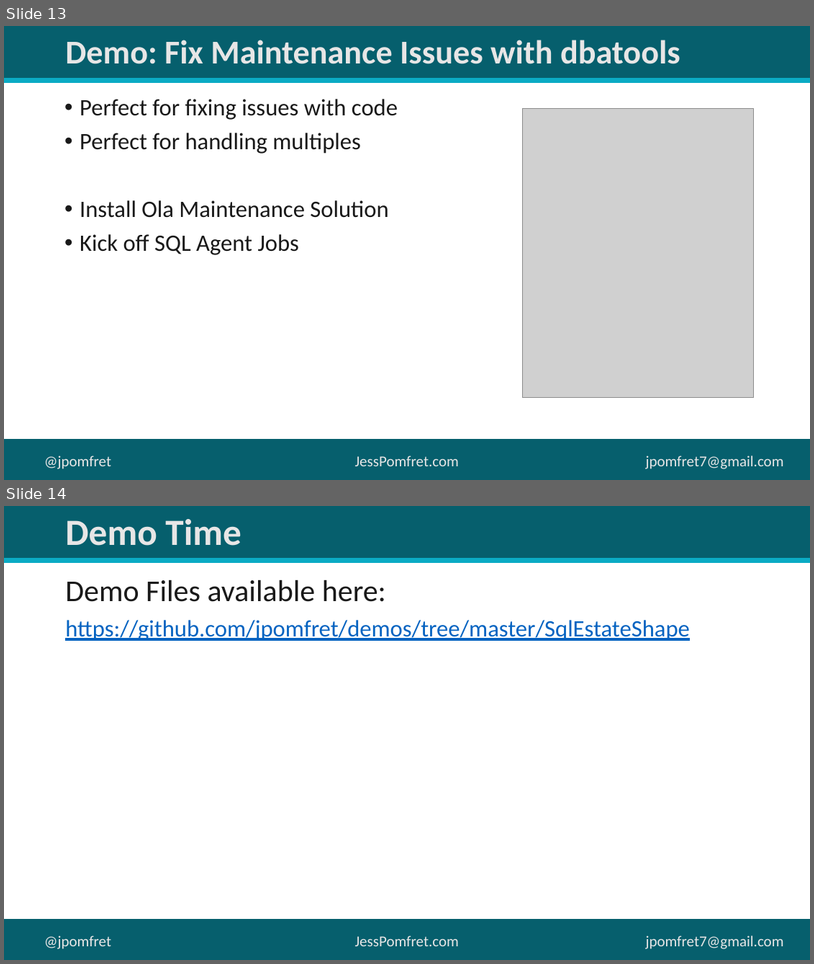
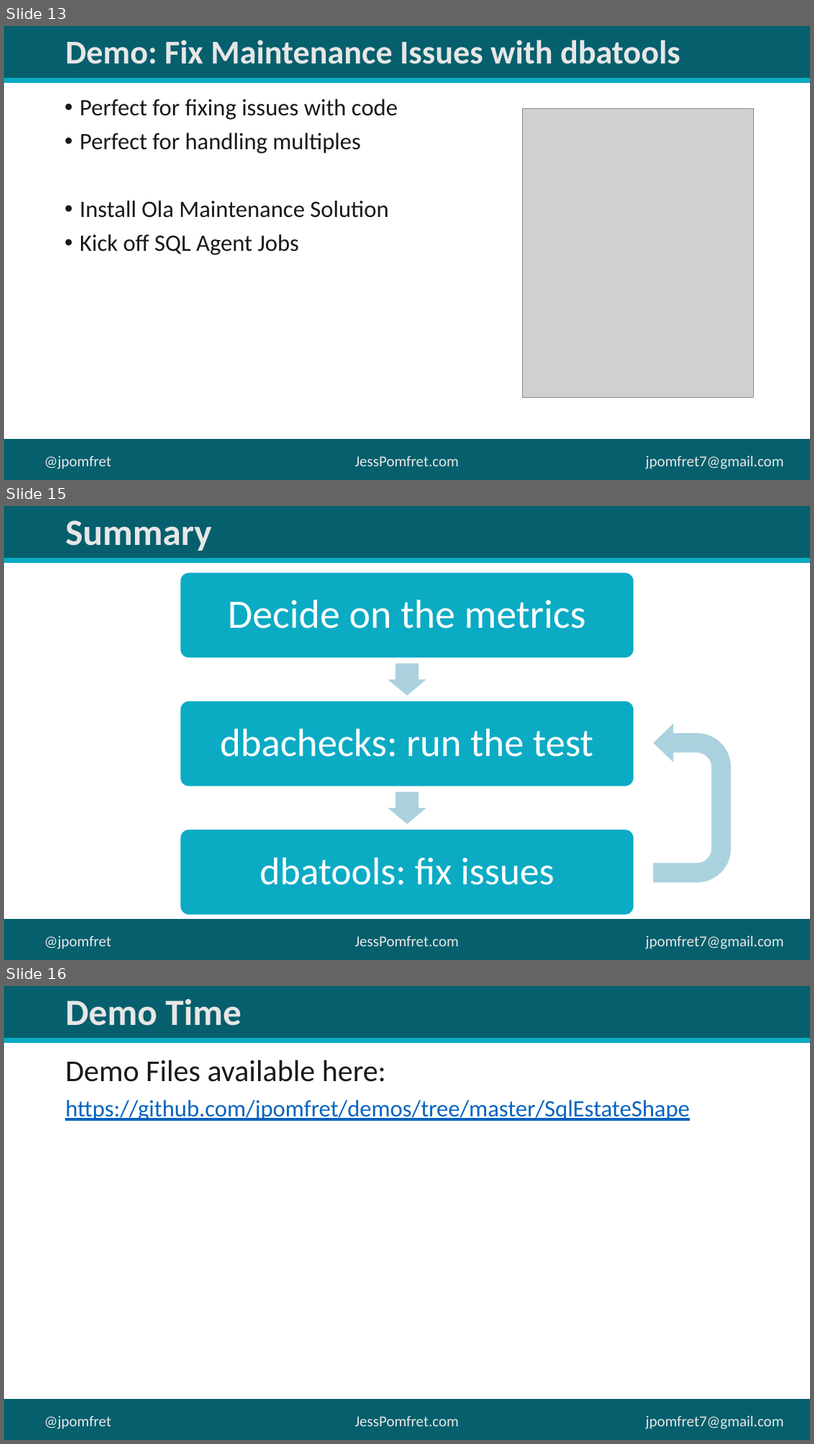
Before and after one commit to jpomfret/demos, a slide deck: SqlEstateShape/SqlEstateShape.pptx. Shown one above the other, each under a label of ours: slides 13 and 14 before the commit, slides 13, 15 and 16 after it; the slides between them are not shown. The pictures are 814x964 and 814x1444 pixels, drawn with LibreOffice and Linux fonts; fonts in the diff are those of the drawing; grey boxes stand for pictures; background and template pictures are left out. Boxes give left, top, right and bottom in pixels: in the first picture for what was removed or moved away, otherwise in the second. Text is boxed around its words. In the diff, an @@ line names an element or a change of style, - is before the commit and + after.

```diff
--- a/SqlEstateShape/SqlEstateShape.pptx
+++ b/SqlEstateShape/SqlEstateShape.pptx
@@ slide 15 added at <box>4,506,810,960</box>, background #FFFFFF; not listed: 6 template elements that a slide beside it also shows @@
@@ title added at <box>65,520,211,551</box>, 44 pt, text #E7E6E6, bold @@
+Summary
@@ uturn arrow added at <box>654,723,731,882</box>, fill #AAD2DE @@
@@ group added at <box>180,572,634,914</box>: 3 rounded rectangles, 3 texts, 2 right arrows @@
+Decide on the metrics
+dbachecks: run the test
+dbatools: fix issues
@@ what was slide 14 is now slide 16 @@
```
Also in this commit, not shown: 2 slides changed, 2 other slides added, 1 slide removed, 5 other files.
